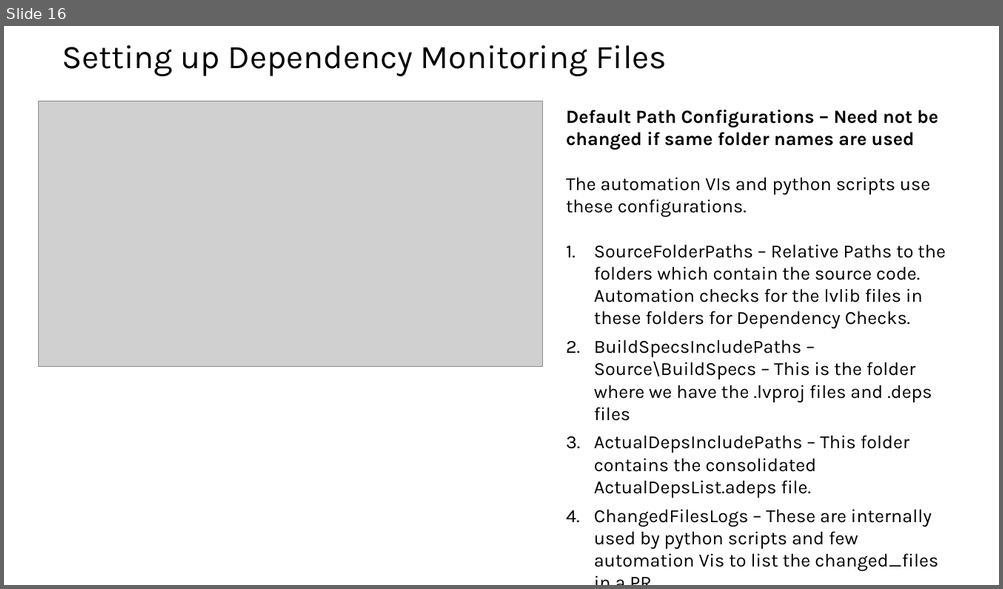
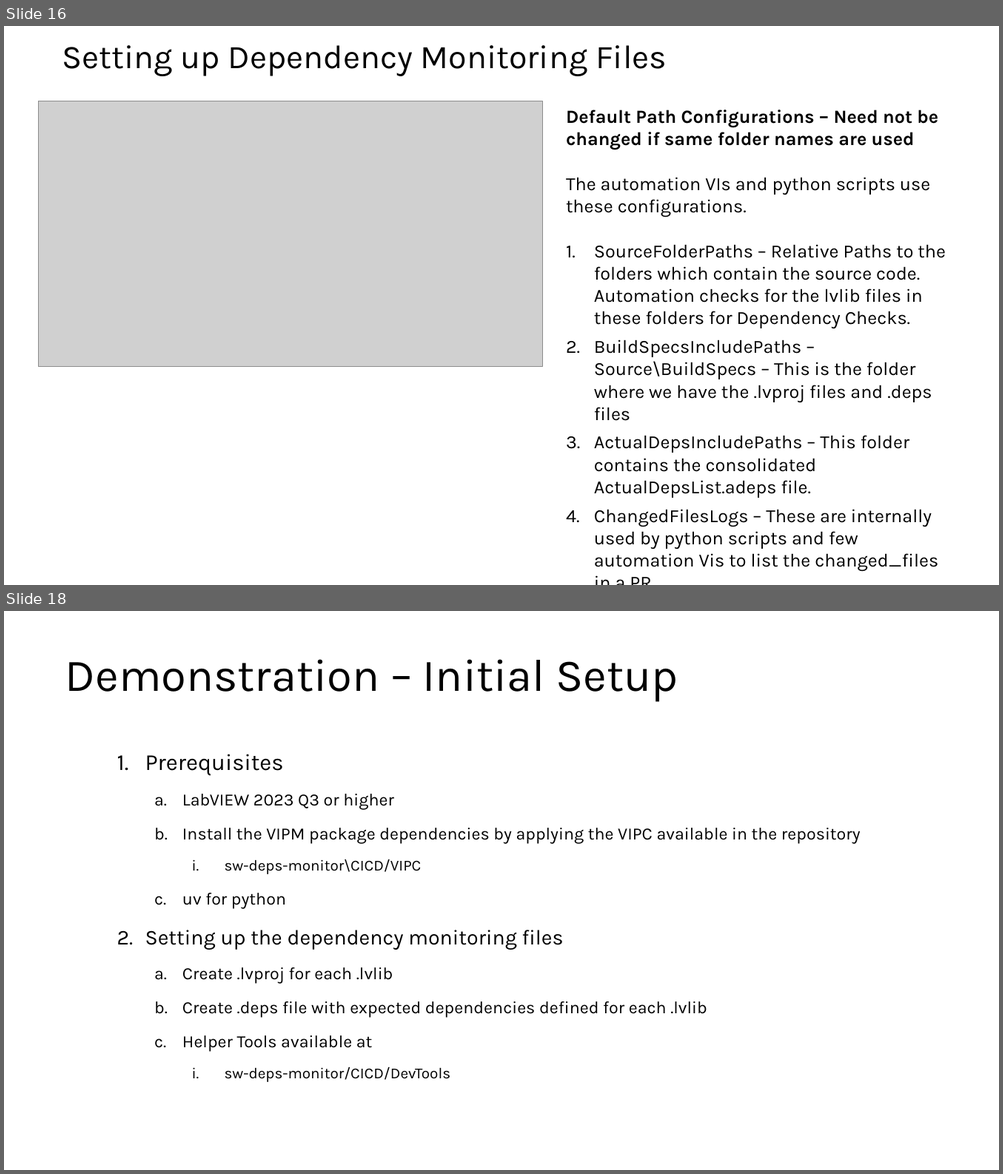
Before and after one commit to karthick-shanmuga/sw-deps-monitor, a slide deck: Docs/Automated Dependency Monitoring in CI Pipeline.pptx. Shown one above the other, each under a label of ours: slide 16 before the commit, slides 16 and 18 after it; the slides between them are not shown. The pictures are 1003x589 and 1003x1174 pixels, drawn with LibreOffice and Linux fonts; fonts in the diff are those of the drawing; grey boxes stand for pictures. Boxes give left, top, right and bottom in pixels: in the first picture for what was removed or moved away, otherwise in the second. Text is boxed around its words. In the diff, an @@ line names an element or a change of style, - is before the commit and + after.

```diff
--- a/Docs/Automated Dependency Monitoring in CI Pipeline.pptx
+++ b/Docs/Automated Dependency Monitoring in CI Pipeline.pptx
@@ slide 18 added at [4, 611, 999, 1170], background #FFFFFF @@
@@ title added at [65, 659, 678, 702], 44 pt, text #000000 @@
+Demonstration – Initial Setup
@@ text added at [145, 754, 860, 1082], 16.6 pt, text #000000 @@
+  1. Prerequisites
+    a. LabVIEW 2023 Q3 or higher
+    b. Install the VIPM package dependencies by applying the VIPC available in the repository
+      i. sw-deps-monitor\CICD/VIPC
+    c. uv for python
+  2. Setting up the dependency monitoring files
+    a. Create .lvproj for each .lvlib
+    b. Create .deps file with expected dependencies defined for each .lvlib
+    c. Helper Tools available at
+      i. sw-deps-monitor/CICD/DevTools
```
Also in this commit, not shown: 12 slides changed, 4 other slides added, 2 slides removed.
